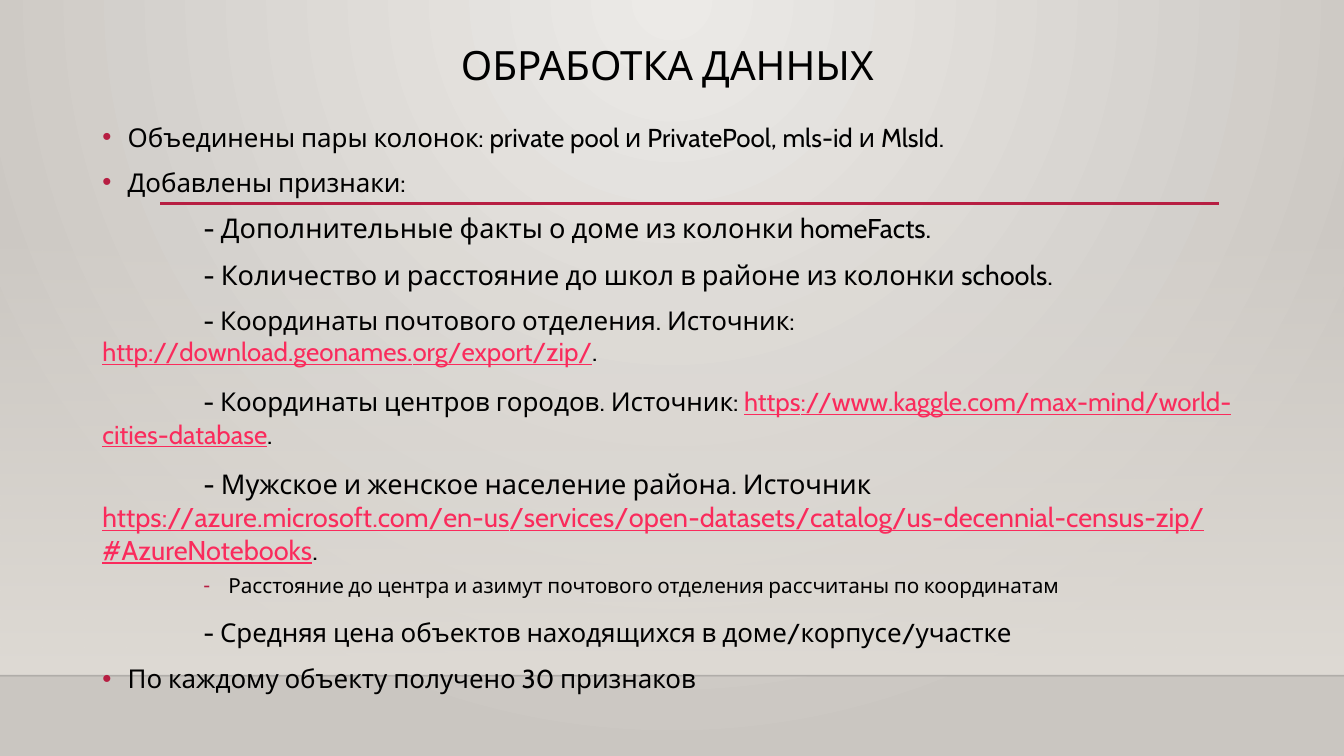
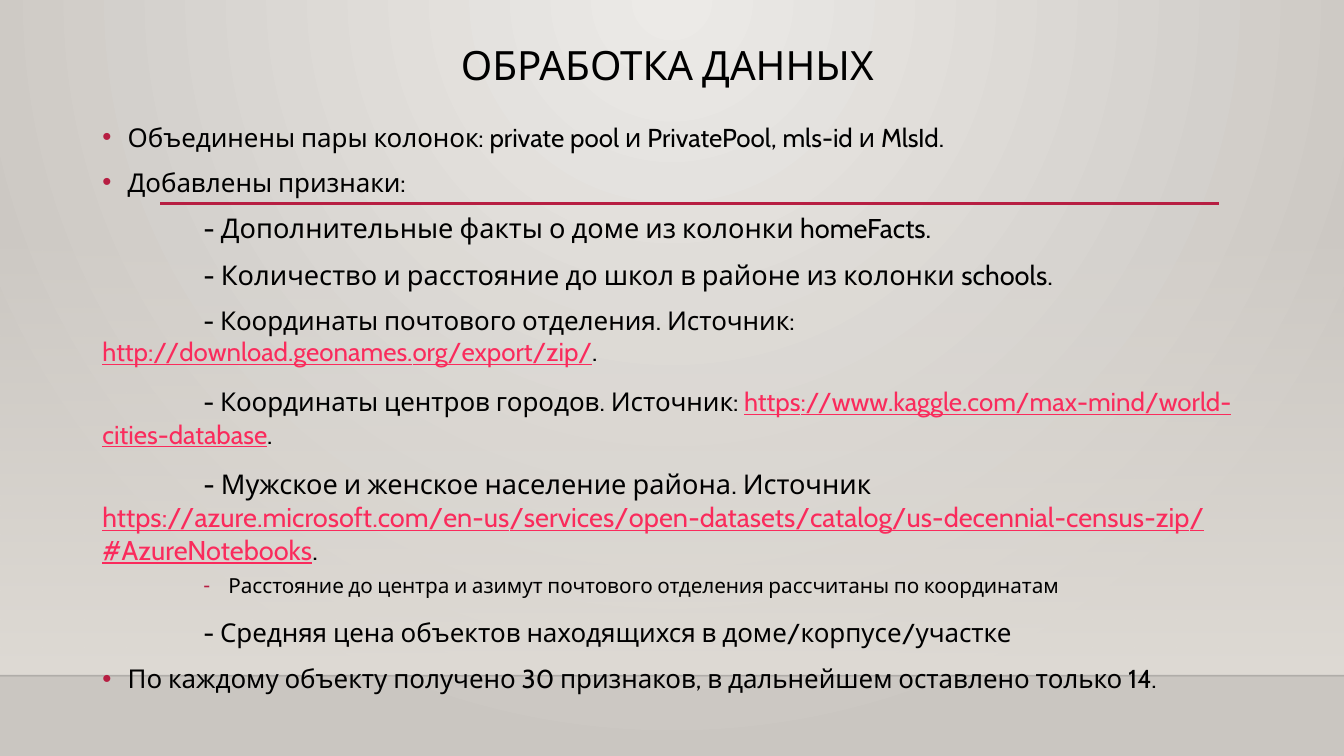
Before and after one commit to Sokolov-IM/sim-repo, a slide deck: slide 4 of Дипломный проект/Sokolov_presentation.pptx. Drawn at 1344x756 pixels with LibreOffice and Linux fonts; fonts in the diff are those of the drawing; background and template pictures are left out. Boxes give left, top, right and bottom in pixels: in the first picture for what was removed or moved away, otherwise in the second. Text is boxed around its words. In the diff, an @@ line names an element or a change of style, - is before the commit and + after.

```diff
--- a/Дипломный проект/Sokolov_presentation.pptx
+++ b/Дипломный проект/Sokolov_presentation.pptx
@@ text at (128, 668, 1157, 695): text changed @@
-• По каждому объекту получено 30 признаков
+• По каждому объекту получено 30 признаков, в дальнейшем оставлено только 14.
```
Also in this commit, not shown: 3 other slides changed, 1 slide added.
